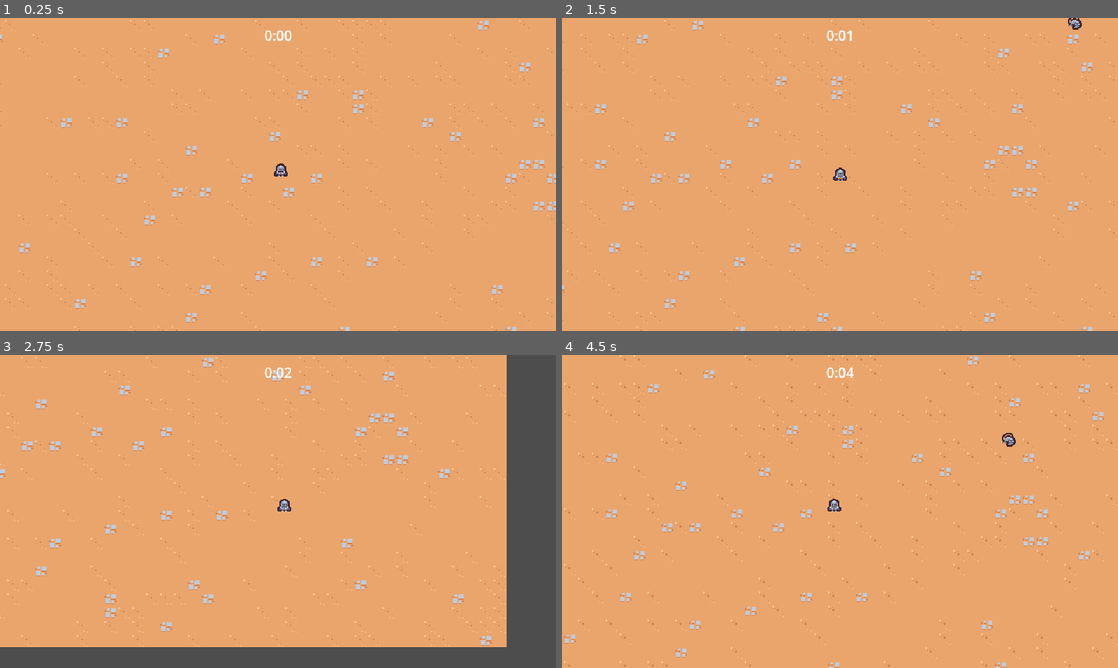
Above: before the commit, frames 1-4 (two rows, left to right).
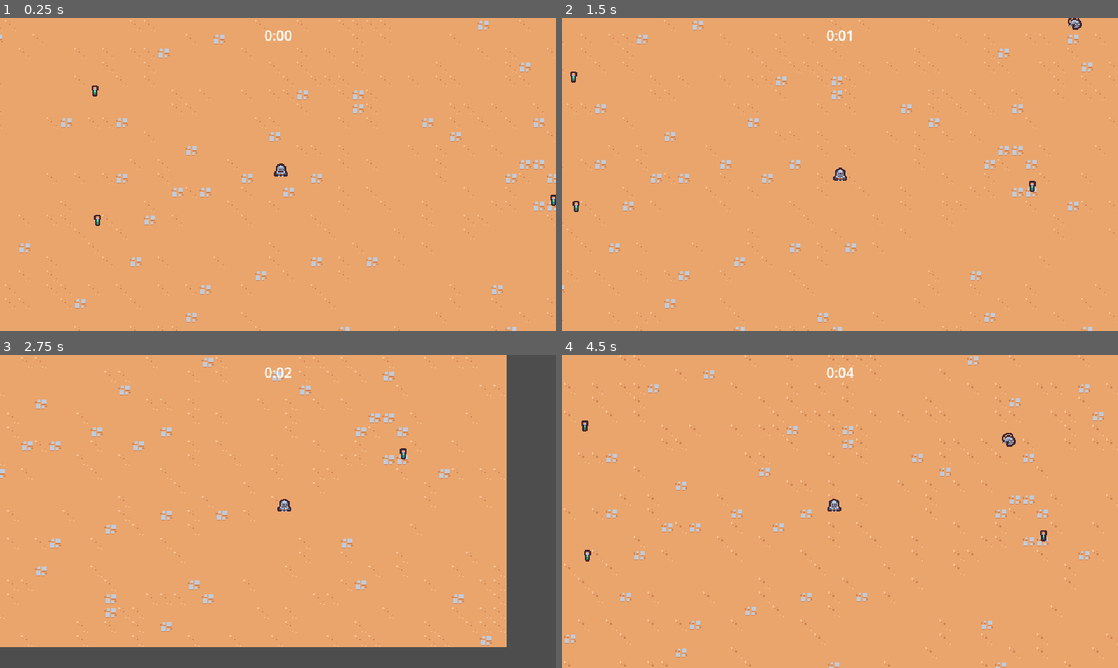
Above: after the commit, the same moments.

Repository: Joseph731/Firebelley-Udemy
Game: Godot game, scene res://scenes/main/main.tscn
Same seed, same stepped clock (60 frames per second), same inputs: the game is played once before the commit and once after it.
Inputs:
- Up to frame 1 (0.25 s): no input
- Up to frame 2 (1.5 s): hold D (move_right) 0.53-1.28 s; hold S (move_down) from 1.28 s (still down)
- Up to frame 3 (2.75 s): release S (move_down) at 2.03 s; hold D (move_right) from 2.03 s (still down)
- Up to frame 4 (4.5 s): release D (move_right) at 2.78 s; hold W (move_up) 2.78-3.53 s; hold A (move_left) from 3.53 s (still down)

The runs differ from the first frame. In frame 1, 0.1% of the frame differs, in the area x 16-100%, y 21-67%; in frame 2, 0.1%; in frame 3, less than 0.1%; in frame 4, 0.1%, in the area x 3-88%, y 20-66%.

Commit message:
Add experience vial scene

Diff:
--- a/project.godot
+++ b/project.godot
@@ -52,6 +52,7 @@
 2d_physics/layer_2="Player"
 2d_physics/layer_3="Enemy"
 2d_physics/layer_4="EnemyCollision"
+2d_physics/layer_5="PlayerPickup"
 
 [rendering]
 
--- a/scenes/basic_enemy/basic_enemy.tscn
+++ b/scenes/game_object/basic_enemy/basic_enemy.tscn
@@ -1,7 +1,7 @@
 [gd_scene load_steps=5 format=3 uid="uid://cxd76o83r1xew"]
 
-[ext_resource type="Script" path="res://scenes/basic_enemy/basic_enemy.gd" id="1_a381b"]
-[ext_resource type="Texture2D" uid="uid://da7n4bwu0fvqu" path="res://scenes/basic_enemy/basic_enemy.png" id="2_r8dna"]
+[ext_resource type="Script" path="res://scenes/game_object/basic_enemy/basic_enemy.gd" id="1_a381b"]
+[ext_resource type="Texture2D" uid="uid://da7n4bwu0fvqu" path="res://scenes/game_object/basic_enemy/basic_enemy.png" id="2_r8dna"]
 
 [sub_resource type="CircleShape2D" id="CircleShape2D_akrdy"]
 radius = 12.0
--- /dev/null
+++ b/scenes/game_object/experience_vial/experience_vial.gd
@@ -0,0 +1,10 @@
+extends Node2D
+
+
+
+func _ready():
+	$Area2D.area_entered.connect(on_area_entered)
+
+
+func on_area_entered(other_area: Area2D):
+	queue_free()
--- a/scenes/game_object/experience_vial/experience_vial.tscn
+++ b/scenes/game_object/experience_vial/experience_vial.tscn
@@ -1,3 +1,20 @@
-[gd_scene format=3 uid="uid://jeb6f8vnp2fr"]
+[gd_scene load_steps=4 format=3 uid="uid://jeb6f8vnp2fr"]
+
+[ext_resource type="Script" path="res://scenes/game_object/experience_vial/experience_vial.gd" id="1_0sruo"]
+[ext_resource type="Texture2D" uid="uid://cd212m7y0uaeb" path="res://scenes/game_object/experience_vial/experience_vial.png" id="2_32cda"]
+
+[sub_resource type="CircleShape2D" id="CircleShape2D_dgnmc"]
+radius = 16.0
 
 [node name="ExperienceVial" type="Node2D"]
+script = ExtResource("1_0sruo")
+
+[node name="Area2D" type="Area2D" parent="."]
+collision_layer = 0
+collision_mask = 16
+
+[node name="CollisionShape2D" type="CollisionShape2D" parent="Area2D"]
+shape = SubResource("CircleShape2D_dgnmc")
+
+[node name="Sprite2D" type="Sprite2D" parent="."]
+texture = ExtResource("2_32cda")
--- a/scenes/game_camera/game_camera.tscn
+++ b/scenes/game_object/game_camera/game_camera.tscn
@@ -1,6 +1,6 @@
 [gd_scene load_steps=2 format=3 uid="uid://cs3dwm1fbdkeg"]
 
-[ext_resource type="Script" path="res://scenes/game_camera/game_camera.gd" id="1_eakeu"]
+[ext_resource type="Script" path="res://scenes/game_object/game_camera/game_camera.gd" id="1_eakeu"]
 
 [node name="GameCamera" type="Camera2D"]
 script = ExtResource("1_eakeu")
--- a/scenes/player/player.tscn
+++ b/scenes/game_object/player/player.tscn
@@ -1,8 +1,11 @@
-[gd_scene load_steps=5 format=3 uid="uid://dwfae4f45gm5u"]
+[gd_scene load_steps=6 format=3 uid="uid://dwfae4f45gm5u"]
 
-[ext_resource type="Script" path="res://scenes/player/player.gd" id="1_hi7i8"]
-[ext_resource type="Texture2D" uid="uid://bk5wk7na5o6hl" path="res://scenes/player/player.png" id="1_x8jeh"]
+[ext_resource type="Script" path="res://scenes/game_object/player/player.gd" id="1_hi7i8"]
+[ext_resource type="Texture2D" uid="uid://bk5wk7na5o6hl" path="res://scenes/game_object/player/player.png" id="1_x8jeh"]
 [ext_resource type="PackedScene" uid="uid://de1d0kig0h8mv" path="res://scenes/ability/sword_ability_controller/sword_ability_controller.tscn" id="2_84nik"]
+
+[sub_resource type="CircleShape2D" id="CircleShape2D_fkm2o"]
+radius = 32.0
 
 [sub_resource type="CircleShape2D" id="CircleShape2D_i4a73"]
 radius = 5.0
@@ -15,6 +18,14 @@
 
 [node name="SwordAbilityController" parent="AbilityManager" instance=ExtResource("2_84nik")]
 
+[node name="Area2D" type="Area2D" parent="."]
+collision_layer = 16
+collision_mask = 0
+
+[node name="CollisionShape2D" type="CollisionShape2D" parent="Area2D"]
+position = Vector2(0, -5)
+shape = SubResource("CircleShape2D_fkm2o")
+
 [node name="Sprite2D" type="Sprite2D" parent="."]
 texture = ExtResource("1_x8jeh")
 offset = Vector2(0, -8)
--- a/scenes/main/main.tscn
+++ b/scenes/main/main.tscn
@@ -1,11 +1,12 @@
-[gd_scene load_steps=7 format=3 uid="uid://c30sf060yc5da"]
+[gd_scene load_steps=8 format=3 uid="uid://c30sf060yc5da"]
 
-[ext_resource type="PackedScene" uid="uid://dwfae4f45gm5u" path="res://scenes/player/player.tscn" id="1_1tnvk"]
-[ext_resource type="PackedScene" uid="uid://cs3dwm1fbdkeg" path="res://scenes/game_camera/game_camera.tscn" id="1_3r01y"]
+[ext_resource type="PackedScene" uid="uid://dwfae4f45gm5u" path="res://scenes/game_object/player/player.tscn" id="1_1tnvk"]
+[ext_resource type="PackedScene" uid="uid://cs3dwm1fbdkeg" path="res://scenes/game_object/game_camera/game_camera.tscn" id="1_3r01y"]
 [ext_resource type="PackedScene" uid="uid://ycmqbo78jxcw" path="res://scenes/ui/arena_time_ui.tscn" id="1_ctmeg"]
 [ext_resource type="TileSet" uid="uid://bim1xrn6wsm7b" path="res://resources/tileset.tres" id="1_odeuy"]
 [ext_resource type="PackedScene" uid="uid://wu2l0iwd08o2" path="res://scenes/manager/arena_time_manager.tscn" id="2_lap3o"]
 [ext_resource type="PackedScene" uid="uid://cxnfpwrwtkbqj" path="res://scenes/manager/enemy_manager.tscn" id="2_o21g4"]
+[ext_resource type="PackedScene" uid="uid://jeb6f8vnp2fr" path="res://scenes/game_object/experience_vial/experience_vial.tscn" id="7_f2d1i"]
 
 [node name="Main" type="Node"]
 
@@ -26,3 +27,12 @@
 [node name="Player" parent="." instance=ExtResource("1_1tnvk")]
 position = Vector2(399, 278)
 motion_mode = 1
+
+[node name="ExperienceVial" parent="." instance=ExtResource("7_f2d1i")]
+position = Vector2(185, 179)
+
+[node name="ExperienceVial2" parent="." instance=ExtResource("7_f2d1i")]
+position = Vector2(188, 328)
+
+[node name="ExperienceVial3" parent="." instance=ExtResource("7_f2d1i")]
+position = Vector2(713, 305)
--- a/scenes/manager/enemy_manager.tscn
+++ b/scenes/manager/enemy_manager.tscn
@@ -1,7 +1,7 @@
 [gd_scene load_steps=3 format=3 uid="uid://cxnfpwrwtkbqj"]
 
 [ext_resource type="Script" path="res://scenes/manager/enemy_manager.gd" id="1_ouvjr"]
-[ext_resource type="PackedScene" uid="uid://cxd76o83r1xew" path="res://scenes/basic_enemy/basic_enemy.tscn" id="2_oqdsp"]
+[ext_resource type="PackedScene" uid="uid://cxd76o83r1xew" path="res://scenes/game_object/basic_enemy/basic_enemy.tscn" id="2_oqdsp"]
 
 [node name="EnemyManager" type="Node"]
 script = ExtResource("1_ouvjr")
Renamed: scenes/basic_enemy/basic_enemy.gd -> scenes/game_object/basic_enemy/basic_enemy.gd
Renamed: scenes/basic_enemy/basic_enemy.png -> scenes/game_object/basic_enemy/basic_enemy.png
Not shown, changed: scenes/game_object/basic_enemy/basic_enemy.png.import
Renamed: scenes/game_camera/game_camera.gd -> scenes/game_object/game_camera/game_camera.gd
Renamed: scenes/player/player.gd -> scenes/game_object/player/player.gd
Renamed: scenes/player/player.png -> scenes/game_object/player/player.png
Not shown, changed: scenes/game_object/player/player.png.import
